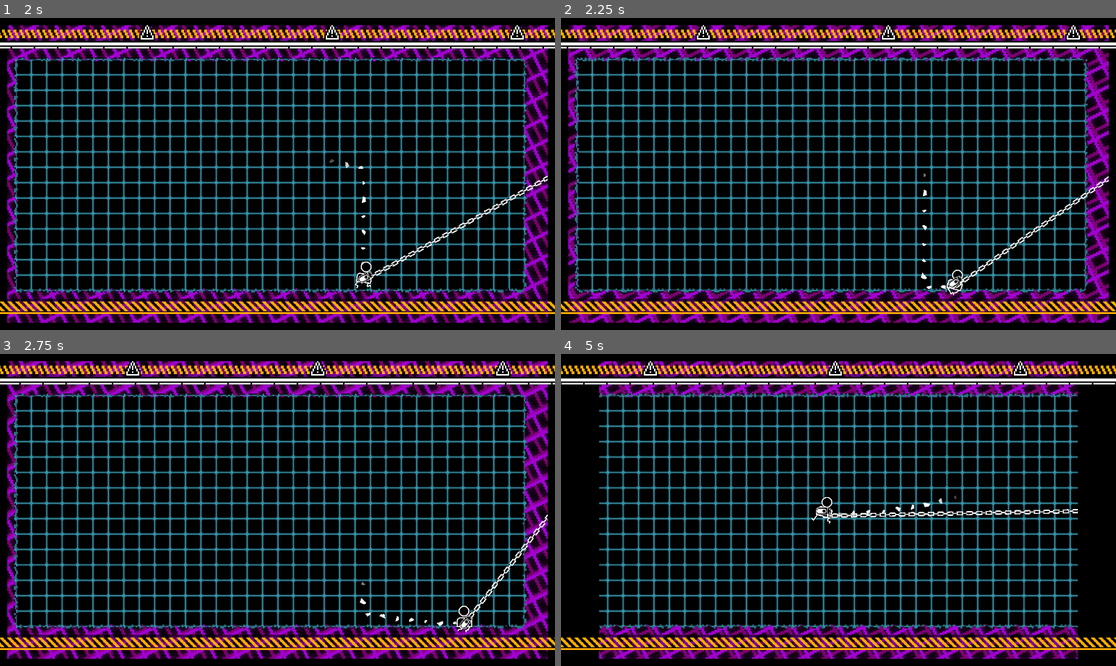
Above: before the commit, frames 1-4 (two rows, left to right).
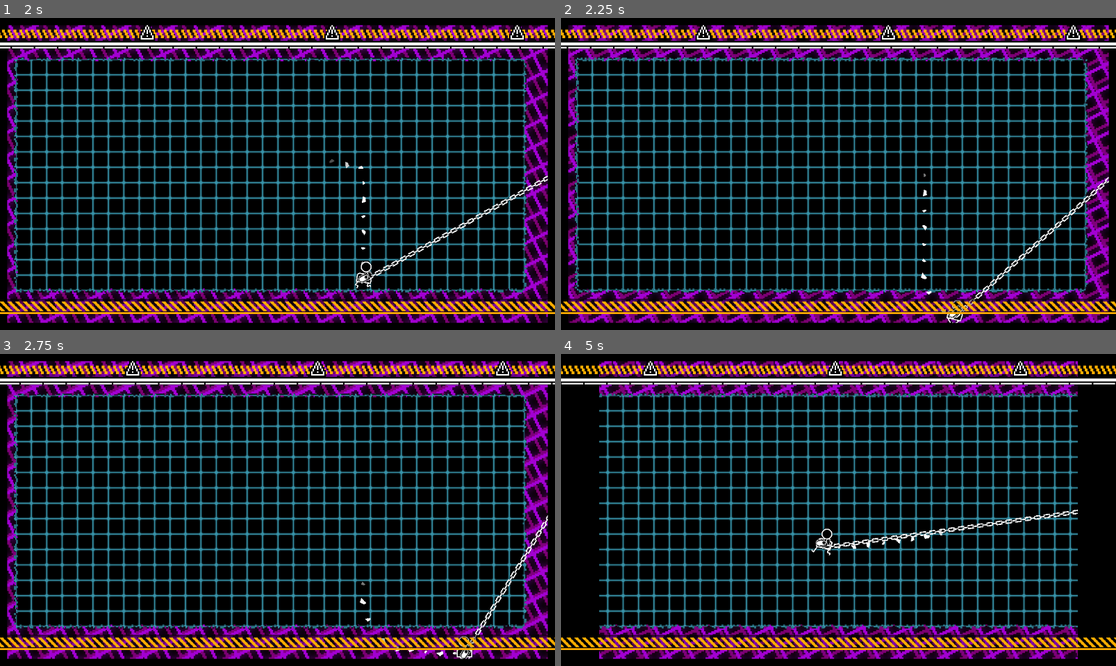
Above: after the commit, the same moments.

Repository: SomeSortOfSam/Hardest_Drive
Game: Godot game, scene res://scenes/gamplay.tscn
Two runs of this game, one before a commit and one after it. Both use one fixed random seed, a clock stepped at 60 frames per second and the inputs below. Sound files missing from this copy of the repository are replaced by a short silence.
Inputs (mouse positions are in pixels of both pictures, inside the frame that each line leads up to):
- Up to frame 1 (2 s): move the mouse to (399, 158) at 0.52 s; hold D (player_right) 0.53-1.28 s; click (399, 158) at 0.67 s; move the mouse to (166, 189) at 1.27 s; hold S (player_down) from 1.28 s (still down)
- Up to frame 2 (2.25 s): move the mouse to (894, 105) at 2.02 s; release S (player_down) at 2.03 s; hold D (player_right) from 2.03 s (still down)
- Up to frame 3 (2.75 s): keep holding D (player_right)
- Up to frame 4 (5 s): move the mouse to (810, 572) at 2.77 s; release D (player_right) at 2.78 s; hold W (player_up) 2.78-3.53 s; click (810, 572) at 2.92 s; move the mouse to (1005, 556) at 3.52 s; hold A (player_left) from 3.53 s (still down); move the mouse to (672, 463) at 4.27 s

Frame 1 is identical in both runs. In frame 2, 1.0% of the frame differs, in the area x 65-99%, y 50-98%; in frame 3, 0.9%; in frame 4, 1.3%, in the area x 45-94%, y 45-65%.

Commit message:
Fixed weird enemy pathing

Diff:
--- a/scenes/player.tscn
+++ b/scenes/player.tscn
@@ -229,7 +229,8 @@
 color_ramp = SubResource("GradientTexture1D_ywmk6")
 
 [sub_resource type="CapsuleShape2D" id="CapsuleShape2D_dqpb6"]
-height = 44.0
+radius = 5.0
+height = 32.0
 
 [sub_resource type="Animation" id="Animation_yqpbn"]
 resource_name = "HarpoonIn"
@@ -342,7 +343,7 @@
 }
 
 [sub_resource type="CapsuleShape2D" id="CapsuleShape2D_fxfg3"]
-radius = 14.5
+radius = 16.5
 height = 56.0
 
 [sub_resource type="Gradient" id="Gradient_a827l"]
@@ -473,6 +474,8 @@
 speed_scale = 1.5
 
 [node name="CollisionShape2D" type="CollisionShape2D" parent="."]
+position = Vector2(0, 24)
+rotation = 1.5708
 shape = SubResource("CapsuleShape2D_dqpb6")
 
 [node name="RayCast2D" type="RayCast2D" parent="."]
@@ -488,10 +491,12 @@
 [node name="HitBox" type="Area2D" parent="."]
 collision_layer = 8
 collision_mask = 4
+metadata/_edit_lock_ = true
 
 [node name="CollisionShape2D" type="CollisionShape2D" parent="HitBox"]
 position = Vector2(0.5, 0)
 shape = SubResource("CapsuleShape2D_fxfg3")
+metadata/_edit_lock_ = true
 
 [node name="AudioStreamPlayer" type="AudioStreamPlayer" parent="."]
 stream = ExtResource("3_6a6uj")
@@ -526,7 +531,7 @@
 explosiveness = 1.0
 
 [node name="Node2D" type="Node2D" parent="."]
-position = Vector2(0, 18)
+position = Vector2(0, 22)
 
 [node name="TileMapCheck" type="Area2D" parent="Node2D"]
 position = Vector2(-33.205, -18)
--- a/scripts/enemy.gd
+++ b/scripts/enemy.gd
@@ -47,7 +47,8 @@
 	new_velocity = new_velocity * movement_speed
 	velocity = new_velocity
 
-	move_and_slide()
+	if move_and_slide():
+		set_movement_target(player.global_position)
 	face_target()
 
 func face_target():
